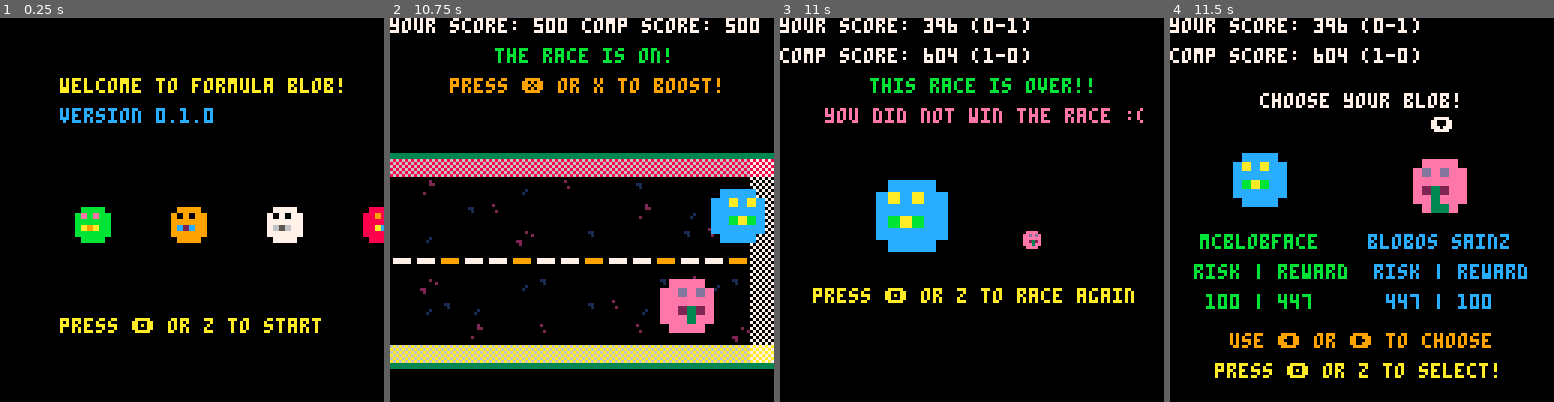
Above: before the commit, frames 1-4 (left to right).
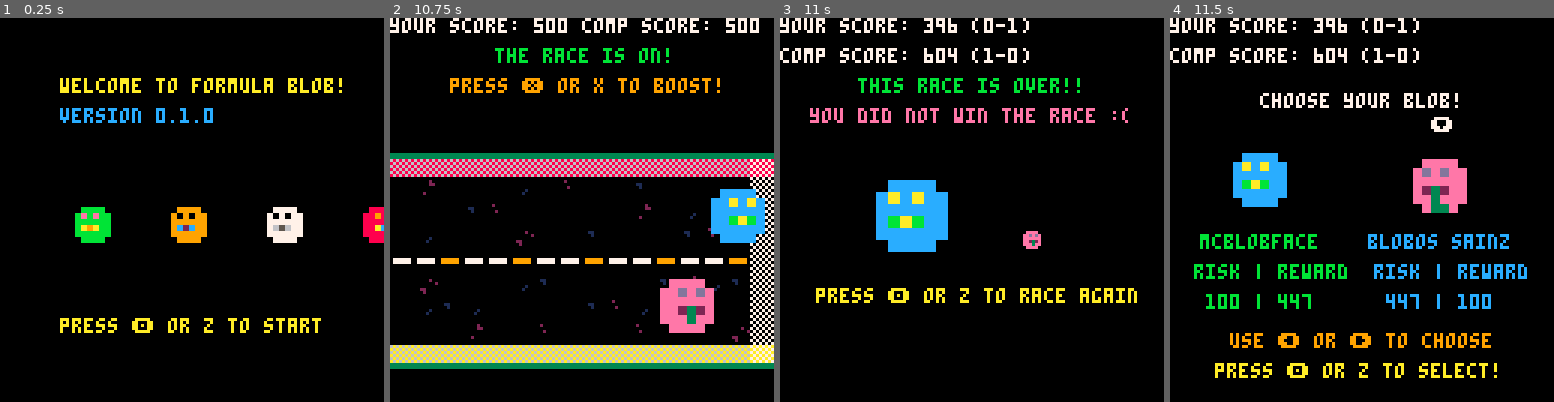
Above: after the commit, the same moments.

Repository: geopet/formula-blob
Game: PICO-8 cartridge formula_blob.p8
The game is run twice, just before and just after one commit, with the same random seed, the same clock (stepped at 60 frames per second) and the same inputs.
Inputs:
- Up to frame 1 (0.25 s): no input
- Up to frame 2 (10.75 s): tap X (X key) at 0.33, 1.07, 1.85, 2.97, 4.08, 5.2, 6.32, 7.43, 8.55, 9.67 s; tap O (Z key) at 0.7, 1.7, 2.1, 2.5, 2.9, 3.3, 3.7, 4.1, 4.5, 4.9, 5.3, 5.7, 6.1, 6.5, 6.9, 7.3, 7.7, 8.1, 8.5, 8.9, 9.3, 9.7, 10.1, 10.5 s; hold Right 1.6-2.1 s; hold Right 2.47-3.03 s; hold Left 3.08-3.58 s; hold Down 3.63-3.97 s; hold Right 4.02-4.68 s; hold Left 5.08-5.68 s; hold Down 5.73-6.03 s; hold Right 6.08-6.58 s; hold Right 6.63-7.13 s; hold Right 7.5-8.07 s; hold Left 8.12-8.62 s; hold Down 8.67-9 s; hold Right 9.05-9.72 s; hold Left 10.12-10.72 s
- Up to frame 3 (11 s): hold Down from 10.77 s (still down); tap X (X key) at 10.78 s; tap O (Z key) at 10.9 s
- Up to frame 4 (11.5 s): release Down at 11.07 s; hold Right from 11.12 s (still down); tap O (Z key) at 11.3 s

Frames 1-2 are identical in both runs. In frame 3, 4.2% of the frame differs, in the area x 7-95%, y 15-75%; in frame 4, nothing differs.

Commit message:
feature(results ui): center results text
Adding centering to the results text.

Diff:
--- a/formula_blob.p8
+++ b/formula_blob.p8
@@ -532,11 +532,11 @@
         print("your score: " .. score.player .. " (" .. score.player_wins .. "-" .. score.player_losses .. ")", 0, 0, 7)
         print("comp score: " .. score.opponent .. " (" .. score.opponent_wins .. "-" .. score.opponent_losses .. ")", 0, 10, 7)
 
-        if (game_over) then
-            print("the match is over!", 30, 20, 11)
-        else
-            print("this race is over!!", 30, 20, 11)
-        end
+        -- headline
+        local headline = game_over and "the match is over!" or "this race is over!!"
+        local headline_w = #headline * 4
+        local headline_x = 64 - headline_w / 2
+        print(headline, headline_x, 20, 11)
 
         -- winner large
         sspr(
@@ -557,16 +557,25 @@
                 winner_flip_x, false
             )
             if (game_over) then
-        -- launch fireworks
+                -- launch fireworks
                 for f in all(fireworks) do
                     pset(f.x, f.y, f.color)
                 end
-                print("the match winner is you!", 15, 30, 14)
+                local msg = "the match winner is you!"
+                local msg_w = #msg * 4
+                local msg_x = 64 - msg_w / 2
+                print(msg, msg_x, 30, 14)
             else
-                print("the race winner is you!", 15, 30, 14)
+                local msg = "the race winner is you!"
+                local msg_w = #msg * 4
+                local msg_x = 64 - msg_w / 2
+                print(msg, msg_x, 30, 14)
             end
         else
-            print("you did not win the race :(", 15, 30, 14)
+            local msg = "you did not win the race :("
+            local msg_w = #msg * 4
+            local msg_x = 64 - msg_w / 2
+            print(msg, msg_x, 30, 14)
         end
 
         -- loser small
@@ -578,11 +587,10 @@
             loser_flip_x, false
         )
 
-        if (game_over) then
-            print("press 🅾️ or z to play again", 11, 90, 10)
-        elseif (not game_over) then
-            print("press 🅾️ or z to race again", 11, 90, 10)
-        end
+        local prompt = game_over and "press 🅾️ or z to play again" or "press 🅾️ or z to race again"
+        local prompt_w = #prompt * 4
+        local prompt_x = 64 - prompt_w / 2
+        print(prompt, prompt_x, 90, 10)
 
         print_log_msg(log_msg)
     end
